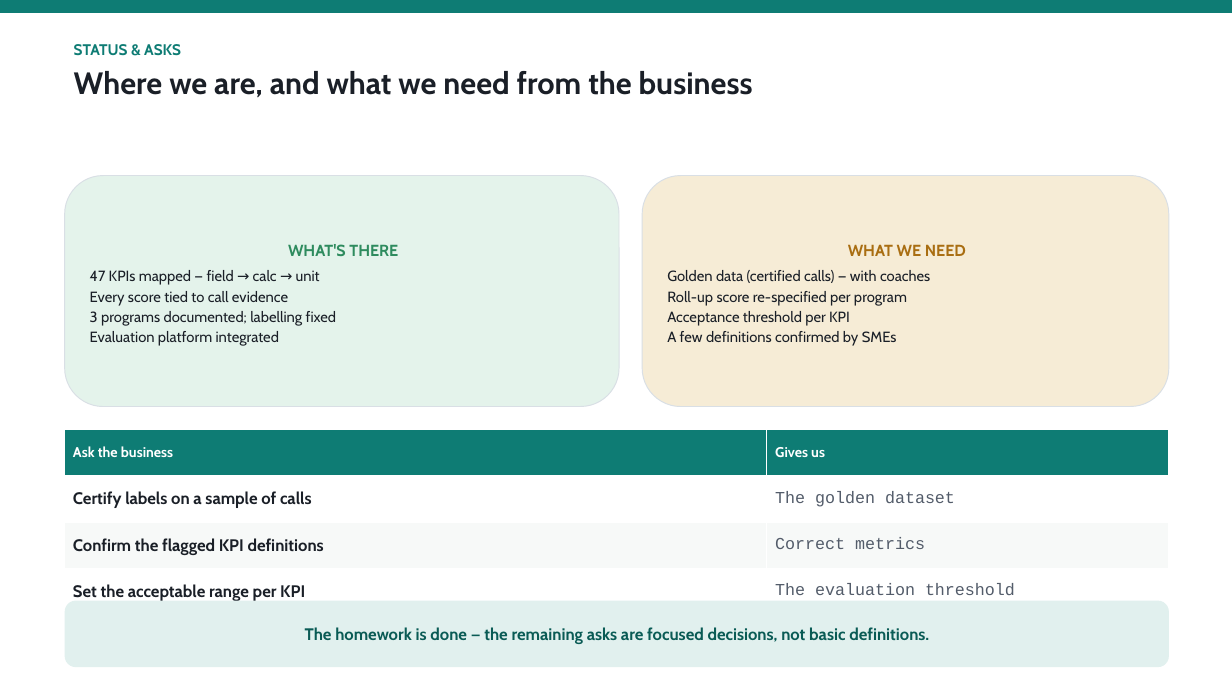
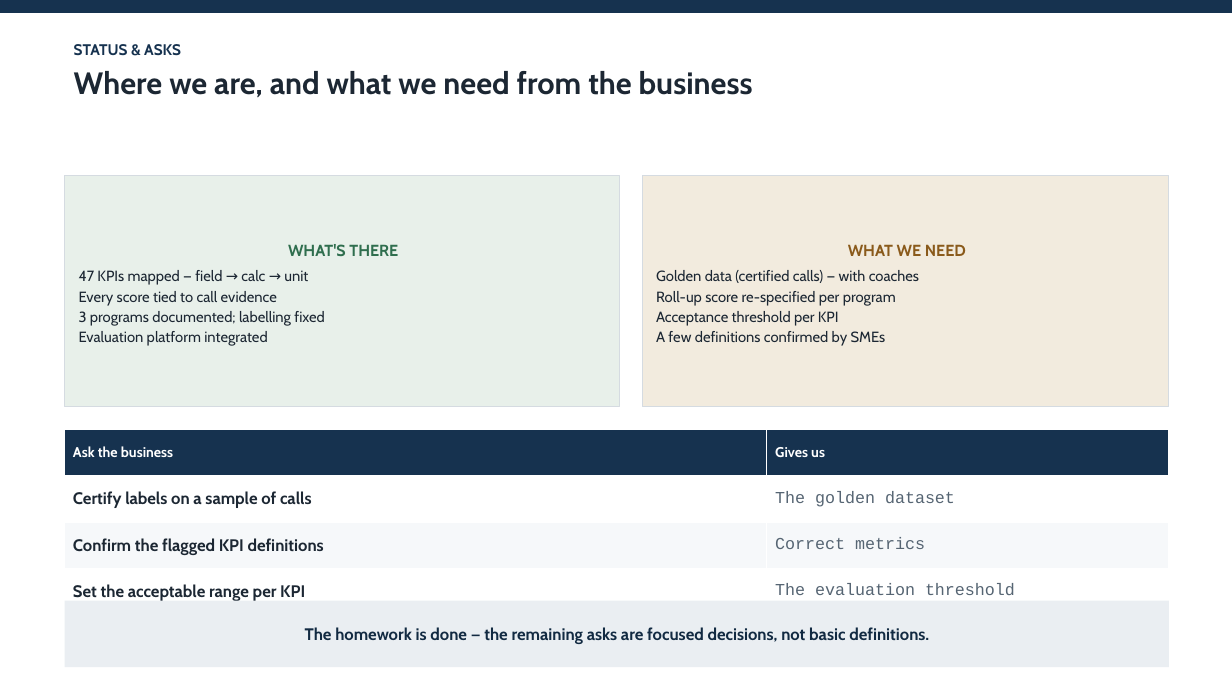
Before and after one commit to shyamanugu/LLMOps, a slide deck: slide 8 of usecases/ai_pipeline 2/docs/APIX_Metrics_Discussion.pptx. Drawn at 1232x693 pixels with LibreOffice and Linux fonts; fonts in the diff are those of the drawing. Boxes give left, top, right and bottom in pixels: in the first picture for what was removed or moved away, otherwise in the second. Text is boxed around its words. In the diff, an @@ line names an element or a change of style, - is before the commit and + after.

```diff
--- a/usecases/ai_pipeline 2/docs/APIX_Metrics_Discussion.pptx
+++ b/usecases/ai_pipeline 2/docs/APIX_Metrics_Discussion.pptx
@@ rectangle at box(0, 0, 1232, 13): fill #0E7C74 to #16324F @@
@@ text "STATUS & ASKS" at box(74, 44, 753, 97): text colour #0E7C74 to #16324F in "STATUS & ASKS"; text colour #1A1F27 to #1C2733 in "Where we are, and what we need ..." @@
@@ rectangle "WHAT'S THERE" at box(65, 176, 619, 407): text colour #2E8B5E to #2F6E4E in "WHAT'S THERE"; text colour #1A1F27 to #1C2733; rounded rectangle to rectangle; fill #E4F3EB to #E8F0EA; outline #D9DFE5 0.75 pt to #D5DBE1 0.75 pt @@
@@ rectangle "WHAT WE NEED" at box(642, 176, 1169, 407): text colour #A96E12 to #8A5A1B in "WHAT WE NEED"; text colour #1A1F27 to #1C2733; rounded rectangle to rectangle; fill #F6ECD6 to #F2EBDE; outline #D9DFE5 0.75 pt to #D5DBE1 0.75 pt @@
@@ table at box(65, 430, 1169, 615) @@
@@ fill #0E7C74 to #16324F in row 1 @@
@@ fill #F7F9F8 to #F6F8FA in row 3 @@
@@ text colour #1A1F27 to #1C2733 in "Certify labels on a sample of calls", "Confirm the flagged KPI definitions", "Set the acceptable range per KPI" @@
@@ text colour #535C6A to #566573 in "The golden dataset", "Correct metrics", "The evaluation threshold" @@
@@ rectangle "The homework is done — ..." at box(65, 601, 1169, 667): text colour #0A5B55 to #122A42; rounded rectangle to rectangle; fill #E1F0EE to #EAEEF2 @@
```
Also in this commit, not shown: 7 other slides changed, 1 other file.
